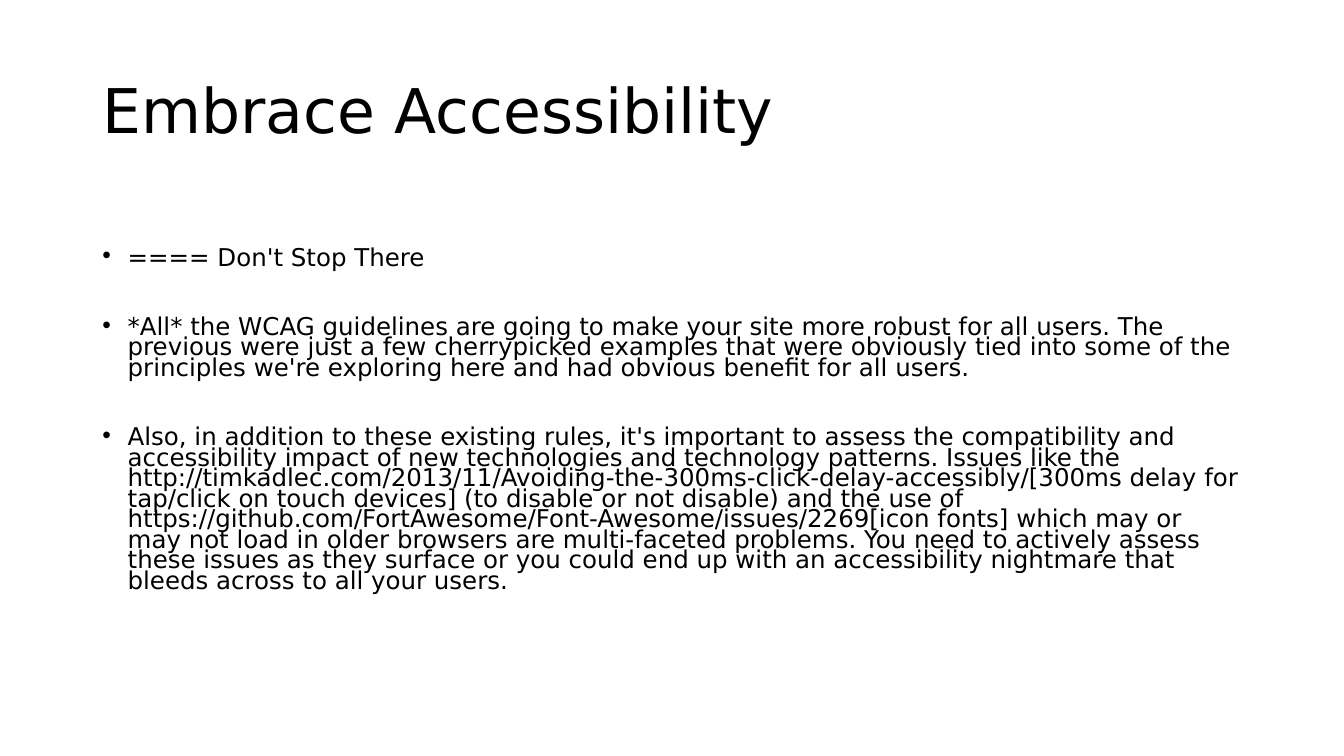
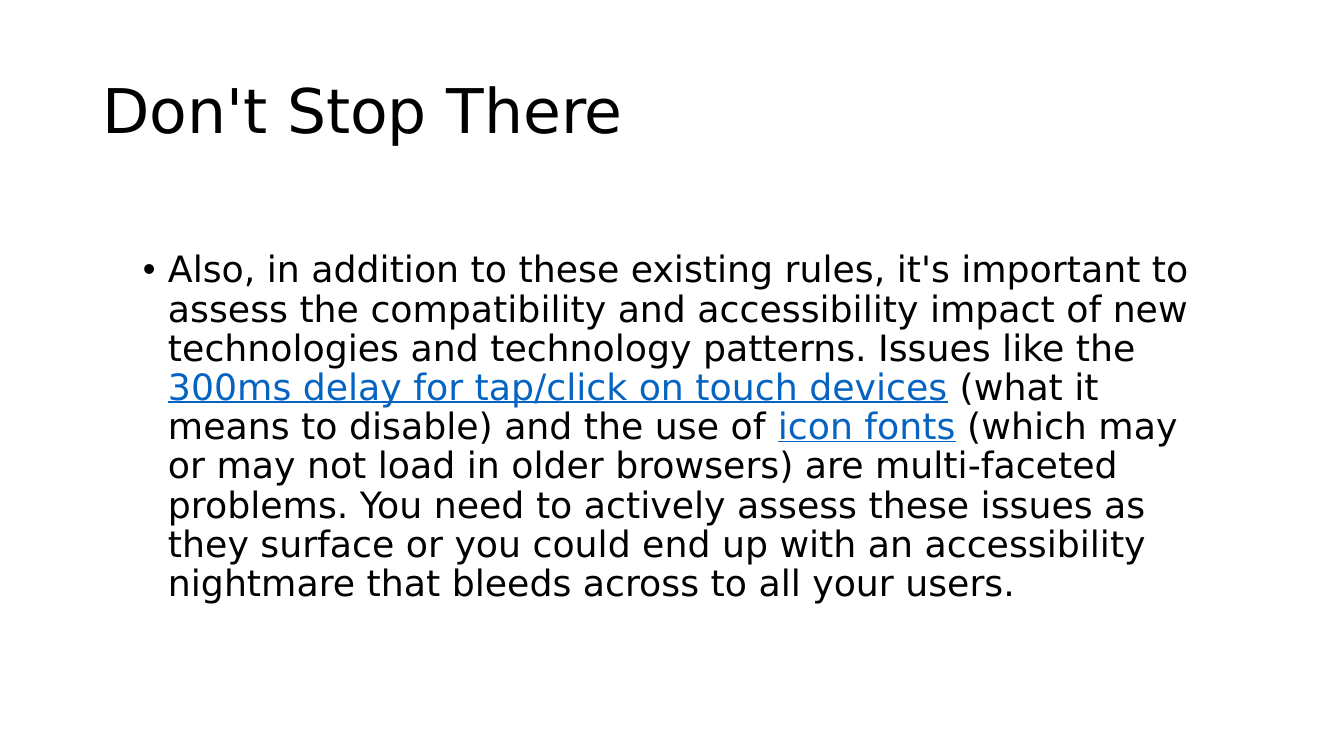
Before and after one commit to roblarsen/rob-larsen-presentations, a slide deck: slide 41 of wild-world-web.pptx (slide 33 before the commit). Drawn at 1344x756 pixels with LibreOffice and Linux fonts; fonts in the diff are those of the drawing; background and template pictures are left out. Boxes give left, top, right and bottom in pixels: in the first picture for what was removed or moved away, otherwise in the second. Text is boxed around its words. In the diff, an @@ line names an element or a change of style, - is before the commit and + after.

Commit message:
Too many slides
I'm too awesome.

```diff
--- a/wild-world-web.pptx
+++ b/wild-world-web.pptx
@@ title at box(102, 86, 623, 146): text changed @@
-Embrace Accessibility
+Don't Stop There
@@ text at box(168, 254, 1188, 604): text changed; size 17.5 to 25.9 pt @@
-• ==== Don't Stop There
-• *All* the WCAG guidelines are going to make your site more robust for all users. The previous were just a few cherrypicked examples that were obviously tied into some of the principles we're exploring here and had obvious benefit for all users.
-• Also, in addition to these existing rules, it's important to assess the compatibility and accessibility impact of new technologies and technology patterns. Issues like the http://timkadlec.com/2013/11/Avoiding-the-300ms-click-delay-accessibly/[300ms delay for tap/click on touch devices] (to disable or not disable) and the use of https://github.com/FortAwesome/Font-Awesome/issues/2269[icon fonts] which may or may not load in older browsers are multi-faceted problems. You need to actively assess these issues as they surface or you could end up with an accessibility nightmare that bleeds across to all your users.
+• Also, in addition to these existing rules, it's important to assess the compatibility and accessibility impact of new technologies and technology patterns. Issues like the 300ms delay for tap/click on touch devices (what it means to disable) and the use of icon fonts (which may or may not load in older browsers) are multi-faceted problems. You need to actively assess these issues as they surface or you could end up with an accessibility nightmare that bleeds across to all your users.
```
Also in this commit, not shown: 16 other slides changed, 8 slides added.
